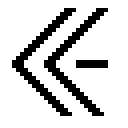
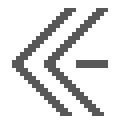
Two versions of the same layered image (w=128, h=128). Layer-by-layer changes:
painted on "Layer" over [12, 8, 108, 116]
